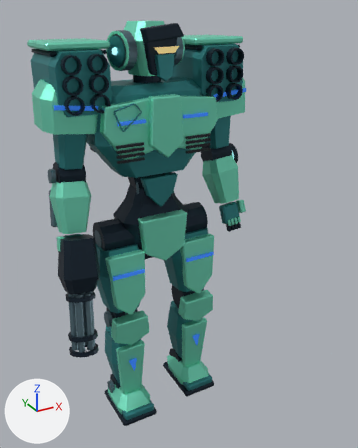
The Blender file out/mech_reference/t10/t10.blend: old version first, new version second.
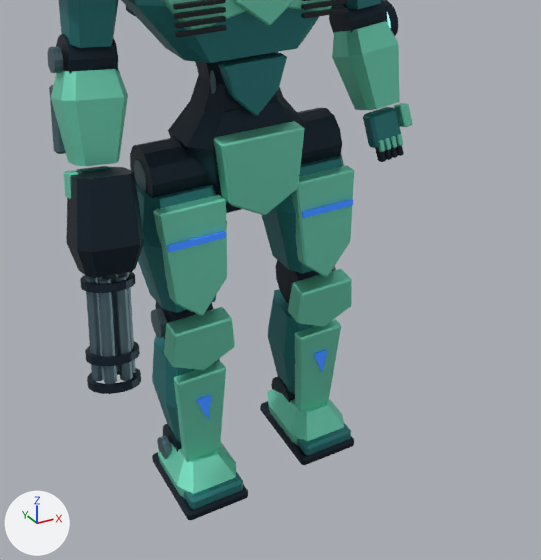
There are two pictures of each version: one whole from a camera (50 mm lens) standing at (-2.93, -6.18, 6.04) and looking at (-0.15, -1.14, 3.52), one close up on the part from 6% to 88% of the width and 32% to 100% of the height. Every picture has the same lights, and +X, +Y and +Z are marked at lower left. The first two pictures are the older version.

Before the edit, the objects in view are built like this:
```python
me_tapered_chest_carapace = bpy.data.meshes.new('Tapered chest carapace')
me_tapered_chest_carapace.from_pydata(...)  # 32 vertices, 26 faces; spans x -0.86..0.86, y -0.43..0.43, z 0.88..2.08
me_tapered_chest_carapace.materials.append(mat_shade)  # cyan #36898c
me_thumb = bpy.data.meshes.new('Thumb')
me_thumb.from_pydata(...)  # a box spanning x -0.043..0.043, y -0.06..0.06, z -0.095..0.095
me_thumb.materials.append(mat_armor)  # green #7fe8c9
ob_gun = bpy.data.objects.new('gun', None)
ob_gun.parent = ob_wrist_r
ob_gun.location = (0.0, -0.16, -0.23)
ob_gun.rotation_euler = (1.571, 0.0, 0.0)  # degrees (90, 0, 0)
ob_tapered_chest_carapace = bpy.data.objects.new('Tapered chest carapace', me_tapered_chest_carapace)
ob_tapered_chest_carapace.parent = ob_chest
ob_tapered_chest_carapace.location = (0.0, 0.0, 0.0)
ob_thumb = bpy.data.objects.new('Thumb', me_thumb)
ob_thumb.parent = ob_wrist_r
ob_thumb.location = (-0.19, -0.07, -0.02)
_m = ob_thumb.modifiers.new('Armor edge chamfer', 'BEVEL')
_m.width = 0.01
_m.width_pct = 0.01
# also in view: 'Thigh hard shell.001' at (0.59, -0.03, 2.39); 'Sternum keystone' at (0.0, -0.49, 4.61); 'Forearm enclosure.001' at (1.18, -0.06, 3.58); 'Shin frontal blade' at (-0.59, -0.37, 0.79); 'Thigh hard shell' at (-0.59, -0.06, 2.39)
```
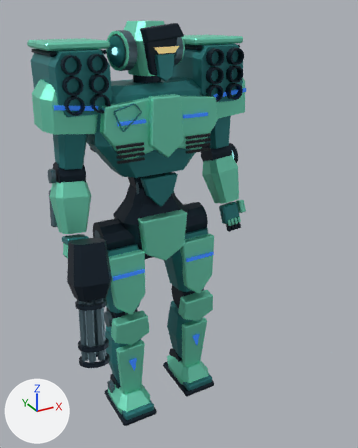
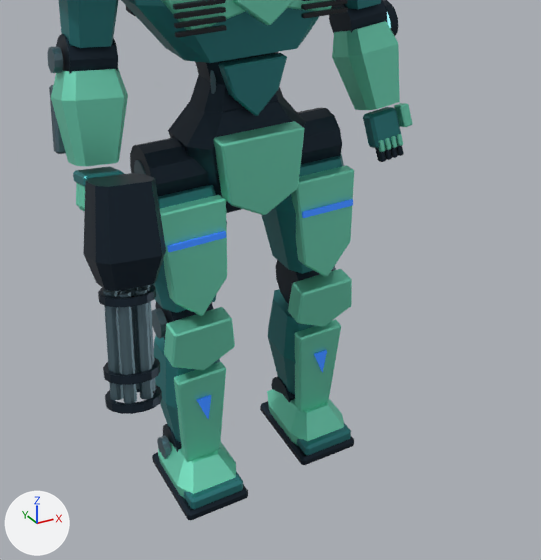
ob_gun is not drawn itself; it is the parent of ob_gun_recoil, ob_right_forearm_gun_housing, ob_thermal_weapon_pistol_grip, ob_pistol_grip_friction_rib, ob_pistol_grip_friction_rib_001, ob_pistol_grip_friction_rib_002, ob_closed_weapon_trigger_guard, ob_closed_weapon_trigger_guard_001.

What differs and where, as boxes (x1, y1, x2, y2) in the close-ups (541 x 560 px):
'Right forearm gun housing', moved: before (66, 167, 144, 278); after (83, 173, 166, 291)
'Rotary gun barrel 2', moved: before (98, 277, 117, 384); after (117, 290, 137, 404)
'Rotary gun barrel 1', moved: before (114, 274, 133, 381); after (134, 287, 153, 399)
'Rotary gun barrel 3', moved: before (85, 277, 104, 381); after (103, 290, 123, 400)
'Barrel retaining ring.002', moved: before (87, 368, 141, 394); after (105, 385, 162, 414)
'Barrel retaining ring.001', moved: before (85, 341, 140, 366); after (103, 358, 160, 385)
'Barrel retaining ring', moved: before (80, 272, 135, 293); after (98, 284, 156, 307)
'Rotary gun barrel 5', moved: before (105, 274, 120, 371); after (125, 287, 140, 389)
'Rotary gun barrel 0', moved: before (117, 272, 136, 373); after (137, 285, 156, 391)
'Thumb', moved: before (64, 170, 79, 199); after (394, 103, 413, 127)
'Grasping armored palm', added (cyan): after (73, 166, 124, 187)
'Closed grip proximal phalanx.001', added: after (79, 184, 82, 208)
'Closed grip proximal phalanx', added: after (76, 183, 79, 206)
'Closed grip proximal phalanx.002', now drawn: after (82, 186, 85, 210)

The change in detail:
Mesh me_closed_grip_proximal_phalanx_001 is new.
It is a box spanning x -0.022..0.022, y -0.105..0.105, z -0.022..0.022.
It uses material mat_armor (green #7fe8c9).
Mesh me_grasping_armored_palm is new.
It is a box spanning x -0.15..0.15, y -0.045..0.045, z -0.145..0.145.
It uses material mat_shade (cyan #36898c).
Object 'gun' (ob_gun) moves from (0.0, -0.16, -0.23) to (0.0, -0.581, -0.22).
In object 'Thumb' (ob_thumb), parent goes from ob_wrist_r to ob_wrist_l.
Object 'Thumb' (ob_thumb) moves from (-0.19, -0.07, -0.02) to (0.19, -0.07, -0.02).
Object 'Closed grip proximal phalanx.001' (ob_closed_grip_proximal_phalanx_001) is new; it shows me_closed_grip_proximal_phalanx_001.
Its parent is ob_grip_gun.
Its location is (-0.12, 0.025, -0.035).
Its rotation in degrees is (0, 0, -5.4).
It gains a BEVEL modifier named 'Armor edge chamfer'.
Modifier setting: width = 0.015.
Modifier setting: width_pct = 0.015.
Object 'grip_gun' (ob_grip_gun) is new.
Its parent is ob_gun.
Its location is (0.0, 0.1, -0.481).
Object 'Closed grip proximal phalanx' (ob_closed_grip_proximal_phalanx) is new; it shows a copy of me_closed_grip_proximal_phalanx_001.
Its parent is ob_grip_gun.
Its location is (-0.12, 0.025, -0.105).
Its rotation in degrees is (0, 0, -5.4).
It gains a BEVEL modifier named 'Armor edge chamfer'.
Modifier setting: width = 0.015.
Modifier setting: width_pct = 0.015.
Object 'Grasping armored palm' (ob_grasping_armored_palm) is new; it shows me_grasping_armored_palm.
Its parent is ob_grip_gun.
Its location is (0.0, 0.14, 0.0).
It gains a BEVEL modifier named 'Armor edge chamfer'.
Modifier setting: width = 0.018.
Modifier setting: width_pct = 0.018.
